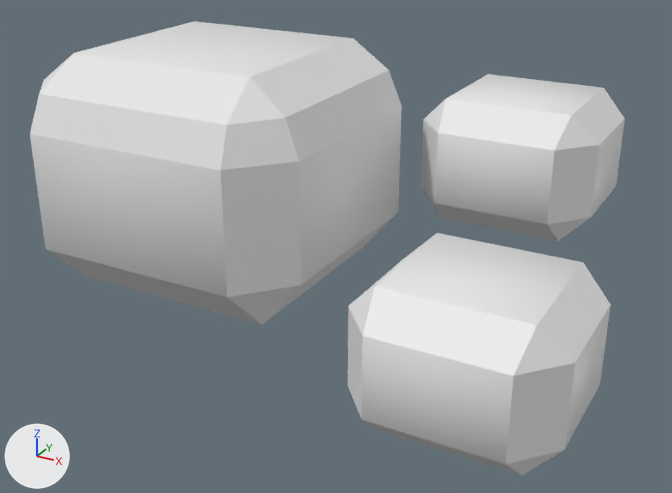
Two versions of the OBJ model Assets/WorkAssets/Terrain/Mesh/cloud_01.obj, one commit apart.
One viewpoint serves both versions: a camera (50 mm lens) standing at (1.46, -2.71, 1.09) and looking at (0.02, -0.1, -0.21). Every picture has the same lights, and +X, +Y and +Z are marked at lower left. Where no turn or scale is listed for an object, it has been applied to the vertices.

In view in the first picture: 'cloud_01'.
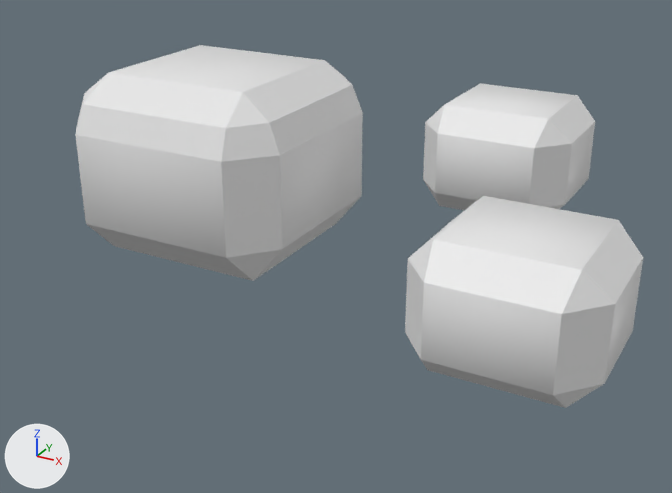
Pixel boxes (x1, y1, x2, y2) of what changed, in the pictures (672 x 493 px; the box of a moved part takes in the faces that stretch with it):
'cloud_01', reshaped (20% shorter): before (30, 21, 625, 475); after (75, 45, 643, 408)
part 1 of me_cloud_01, moved or reshaped: before (348, 233, 611, 475); after (405, 196, 643, 408)
part 2 of me_cloud_01, moved or reshaped: before (30, 21, 402, 325); after (75, 45, 363, 281)
part 3 of me_cloud_01, moved or reshaped: before (421, 74, 625, 241); after (423, 83, 595, 210)

The change, as a list of edits to the scene's bpy script:
```text
Change me_cloud_01:
    where me_cloud_01.from_pydata(...)  # 80 vertices, 83 faces; spans x -1.07..1.07, y -1.06..1.06, z -0.43..0.41
    used by ob_cloud_01; location = (0.0, 0.0, 0.0)
    me_cloud_01 part 1: the loose piece of 24 vertices spanning x 0.52..1.07, y -1.06..-0.52, z -0.24..0.15 is moved by (0.01, 0.32, 0.0)
    me_cloud_01 part 2: the loose piece of 32 vertices spanning x -1.07..0.03, y -0.55..0.57, z -0.43..0.41 is scaled about its middle by 0.781, then moved by (0.0, 0.0, 0.02)
    me_cloud_01 part 3: the loose piece of 24 vertices spanning x 0.06..0.74, y 0.39..1.06, z -0.29..0.19 is scaled about its middle by 0.852, then moved by (-0.05, 0.0, 0.0)
```
